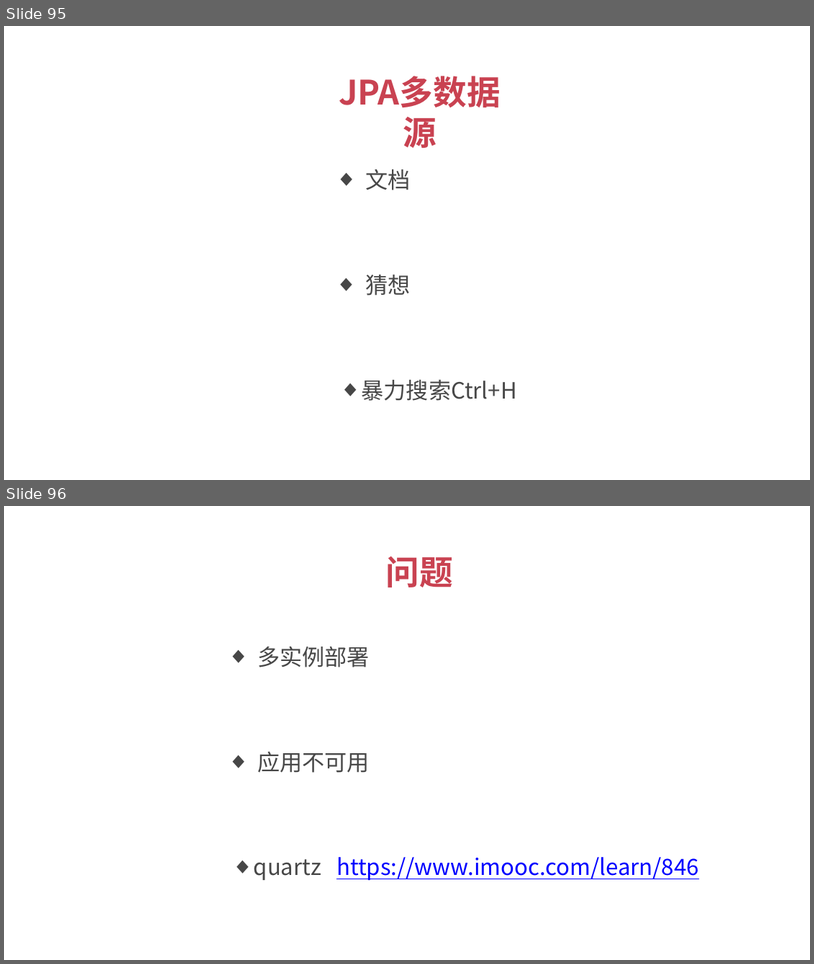
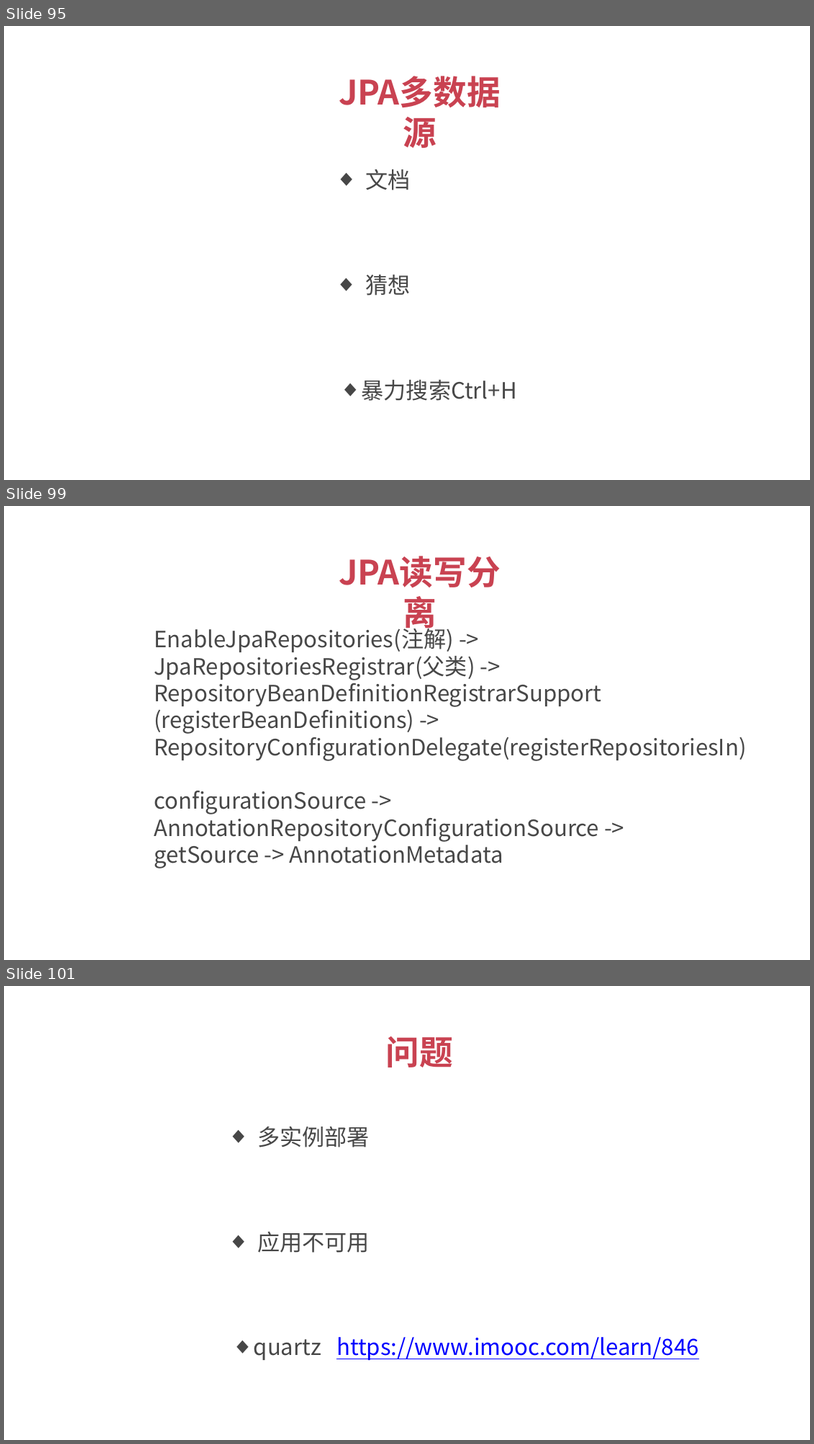
Before and after one commit to 1329555958/financial, a slide deck: 理财平台.pptx. Shown one above the other, each under a label of ours: slides 95 and 96 before the commit, slides 95, 99 and 101 after it; the slides between them are not shown. The pictures are 814x964 and 814x1444 pixels, drawn with LibreOffice and Linux fonts; fonts in the diff are those of the drawing. Boxes give left, top, right and bottom in pixels: in the first picture for what was removed or moved away, otherwise in the second. Text is boxed around its words. In the diff, an @@ line names an element or a change of style, - is before the commit and + after.

```diff
--- a/理财平台.pptx
+++ b/理财平台.pptx
@@ slide 99 added at (x1=4, y1=506, x2=810, y2=960), background #FFFFFF @@
@@ text added at (x1=314, y1=547, x2=526, y2=595), 30 pt, text #C94251, bold @@
+JPA读写分离
@@ text added at (x1=154, y1=625, x2=746, y2=868), 20 pt, text #474747 @@
+EnableJpaRepositories(注解) ->
+JpaRepositoriesRegistrar(父类) -> RepositoryBeanDefinitionRegistrarSupport
+(registerBeanDefinitions) -> RepositoryConfigurationDelegate(registerRepositoriesIn)
+configurationSource ->
+AnnotationRepositoryConfigurationSource ->
+getSource -> AnnotationMetadata
@@ what was slide 96 is now slide 101 @@
```
Also in this commit, not shown: 4 other slides added, 5 other files.
